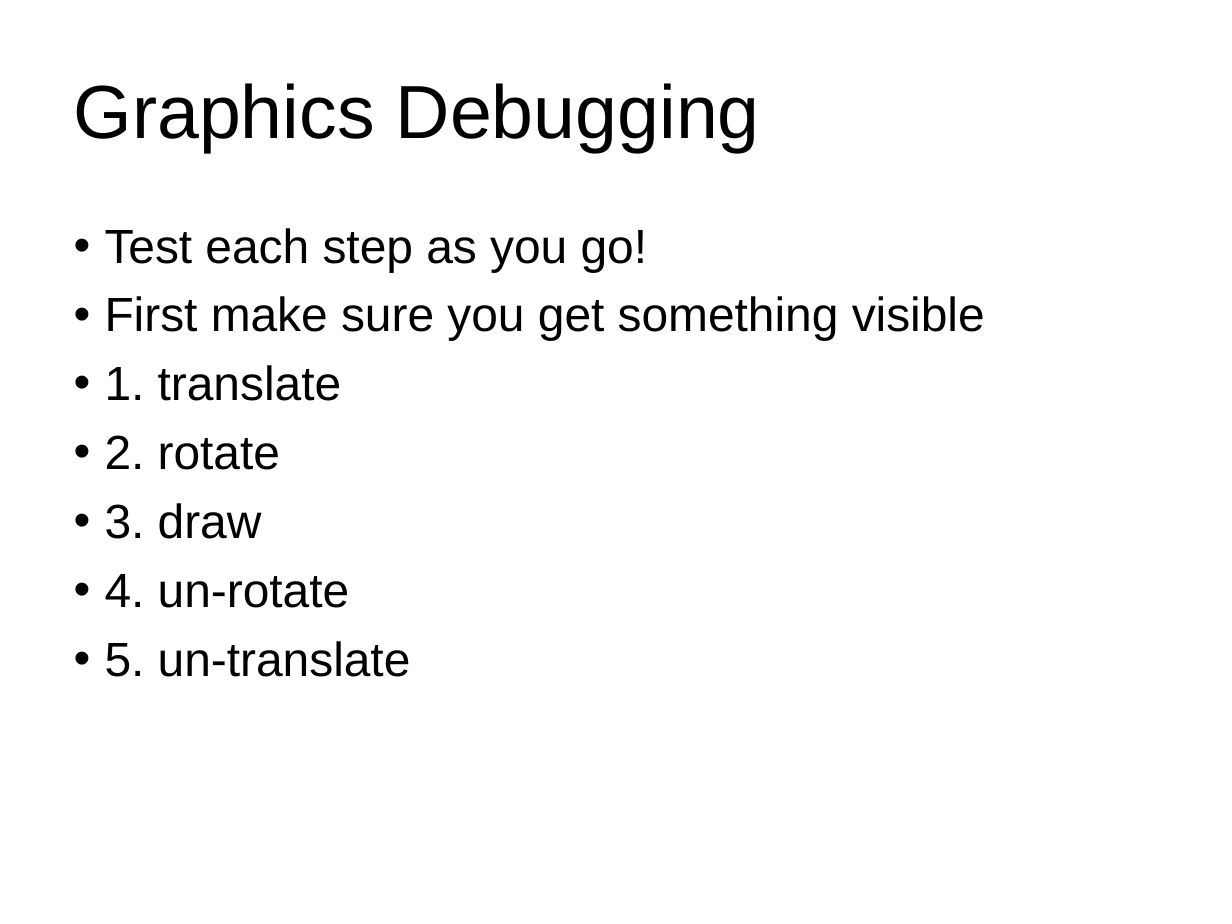
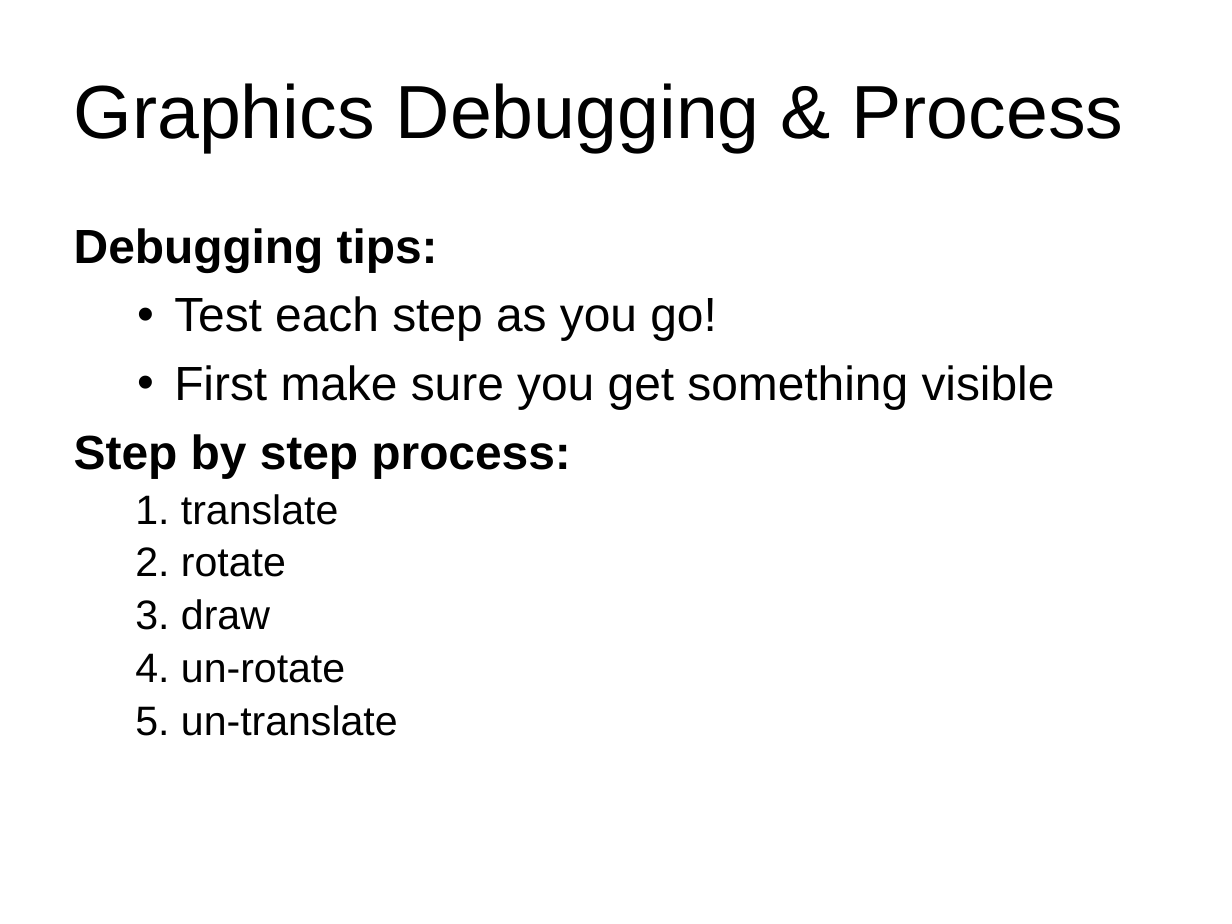
Before and after one commit to RHIT-CSSE/csse220, a slide deck: slide 16 of ClassMaterials/IntroToGraphics/Slides/Graphics.pptx (slide 14 before the commit). Drawn at 1232x924 pixels with LibreOffice and Linux fonts; fonts in the diff are those of the drawing. Boxes give left, top, right and bottom in pixels: in the first picture for what was removed or moved away, otherwise in the second. Text is boxed around its words. In the diff, an @@ line names an element or a change of style, - is before the commit and + after.

```diff
--- a/ClassMaterials/IntroToGraphics/Slides/Graphics.pptx
+++ b/ClassMaterials/IntroToGraphics/Slides/Graphics.pptx
@@ title at (x1=74, y1=83, x2=1124, y2=152): text changed @@
-Graphics Debugging
+Graphics Debugging & Process
@@ text at (x1=74, y1=228, x2=438, y2=272): paragraph added @@
+Debugging tips:
@@ text at (x1=135, y1=296, x2=1055, y2=736): size 28 to 24 pt in "1. translate", "2. rotate", "3. draw", "4. un-rotate" and 1 more places; indent changed; bullet • to none; list level 1 to 2 in "1. translate"; list level 1 to 2 in "2. rotate"; list level 1 to 2 in "3. draw"; list level 1 to 2 in "4. un-rotate"; list level 1 to 2 in "5. un-translate" @@
@@ text at (x1=74, y1=434, x2=570, y2=478): paragraph added @@
+Step by step process:
```
Also in this commit, not shown: 7 other slides changed, 4 slides added, 2 slides removed.
